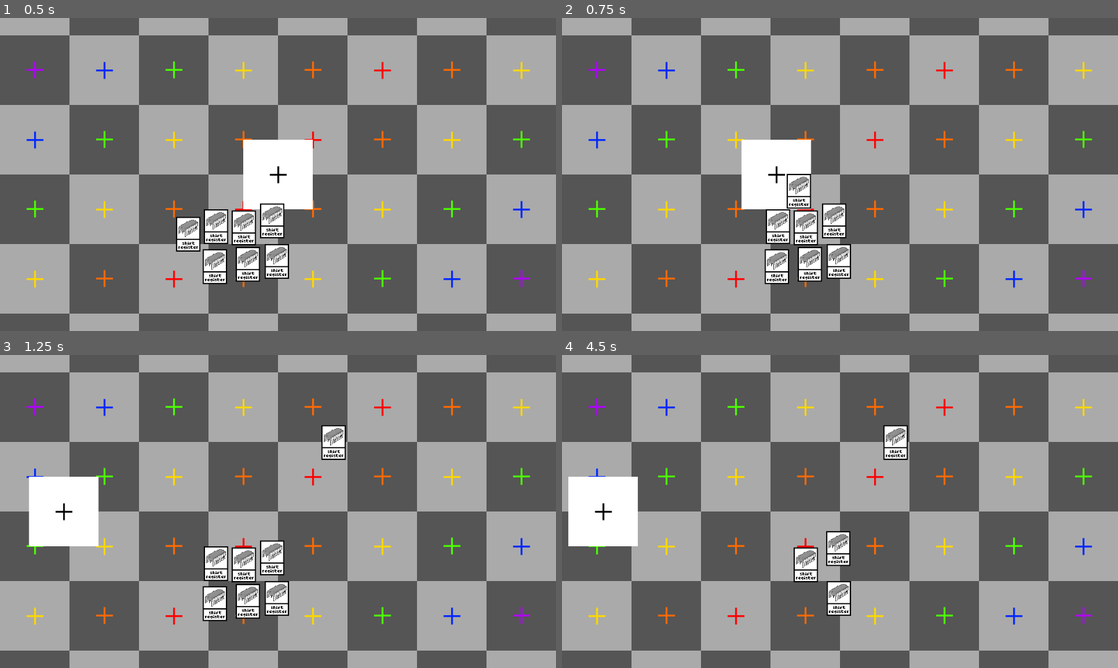
Above: before the commit, frames 1-4 (two rows, left to right).
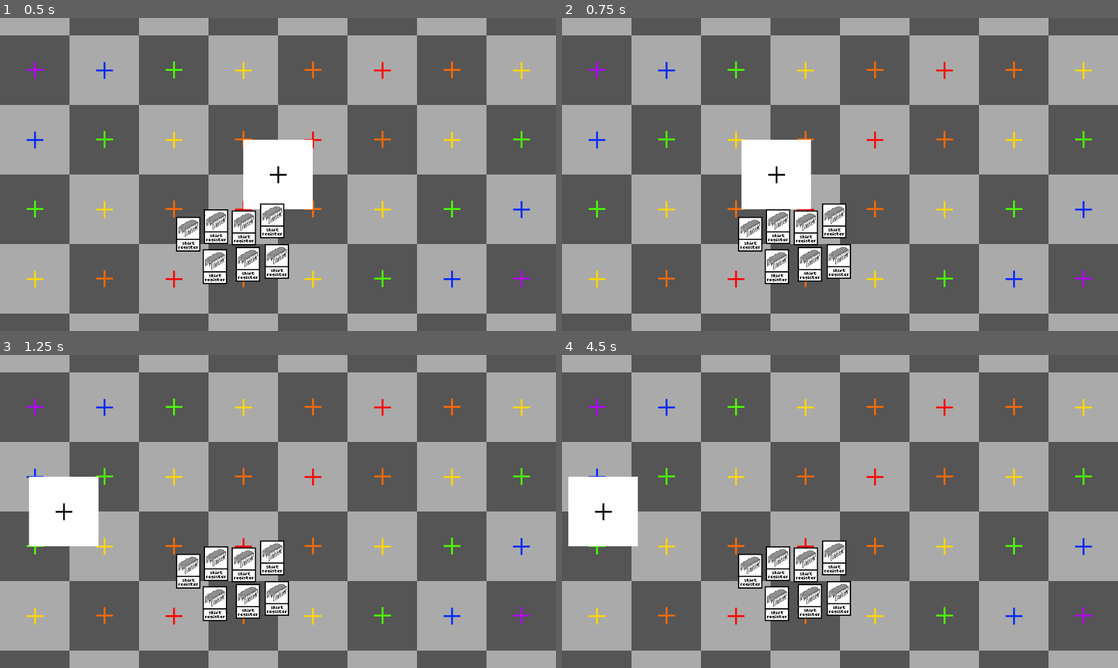
Above: after the commit, the same moments.

Repository: NobleMetalLabs/the-genesis-gambit
Game: Godot game, scene res://scn/tests/test.tscn
Same seed, same stepped clock (60 frames per second), same inputs: the game is played once before the commit and once after it. Before the commit the project starts from res://test.tscn.
Inputs (mouse positions are in pixels of both pictures, inside the frame that each line leads up to):
- Up to frame 1 (0.5 s): no input
- Up to frame 2 (0.75 s): tap Enter at 0.5 s; drag from (751, 233) to (895, 105) at 0.52 s
- Up to frame 3 (1.25 s): no input
- Up to frame 4 (4.5 s): drag from (778, 564) to (895, 442) at 1.27 s; tap Space at 2 s; move the mouse to (806, 564) at 2.02 s; tap Ctrl at 2.1 s; click (806, 564) at 2.17 s; drag from (834, 558) to (895, 442) at 2.77 s; drag from (778, 602) to (895, 442) at 3.52 s; drag from (812, 602) to (895, 442) at 4.27 s

Frame 1 is identical in both runs. In frame 2, 0.8% of the frame differs, in the area x 31-45%, y 49-75%; in frame 3, 1.0%; in frame 4, 2.9%, in the area x 31-63%, y 22-86%.

Commit message:
Reorganize game files

Diff:
--- a/icon.svg
+++ /dev/null
@@ -1 +0,0 @@
-<svg height="128" width="128" xmlns="http://www.w3.org/2000/svg"><rect x="2" y="2" width="124" height="124" rx="14" fill="#363d52" stroke="#212532" stroke-width="4"/><g transform="scale(.101) translate(122 122)"><g fill="#fff"><path d="M105 673v33q407 354 814 0v-33z"/><path fill="#478cbf" d="m105 673 152 14q12 1 15 14l4 67 132 10 8-61q2-11 15-15h162q13 4 15 15l8 61 132-10 4-67q3-13 15-14l152-14V427q30-39 56-81-35-59-83-108-43 20-82 47-40-37-88-64 7-51 8-102-59-28-123-42-26 43-46 89-49-7-98 0-20-46-46-89-64 14-123 42 1 51 8 102-48 27-88 64-39-27-82-47-48 49-83 108 26 42 56 81zm0 33v39c0 276 813 276 813 0v-39l-134 12-5 69q-2 10-14 13l-162 11q-12 0-16-11l-10-65H447l-10 65q-4 11-16 11l-162-11q-12-3-14-13l-5-69z"/><path d="M483 600c3 34 55 34 58 0v-86c-3-34-55-34-58 0z"/><circle cx="725" cy="526" r="90"/><circle cx="299" cy="526" r="90"/></g><g fill="#414042"><circle cx="307" cy="532" r="60"/><circle cx="717" cy="532" r="60"/></g></g></svg>
--- a/project.godot
+++ b/project.godot
@@ -11,7 +11,7 @@
 [application]
 
 config/name="DraftGame"
-run/main_scene="res://test.tscn"
+run/main_scene="res://scn/tests/test.tscn"
 config/features=PackedStringArray("4.2", "GL Compatibility")
 boot_splash/use_filter=false
 config/icon="res://ast/image/icons/icon.png"
--- a/scn/CardObject.gd
+++ /dev/null
@@ -1,7 +0,0 @@
-class_name CardObject
-extends Node2D
-
-@export var meta : CardMetadata
-
-func _init(_meta : CardMetadata):
-	meta = _meta
--- a/CardInstance.tscn
+++ b/scn/objects/CardInstance.tscn
@@ -1,7 +1,7 @@
 [gd_scene load_steps=4 format=3 uid="uid://bgo4xe15kjkfd"]
 
-[ext_resource type="Script" path="res://CardInstance.gd" id="2_jxcke"]
-[ext_resource type="Texture2D" uid="uid://mxqovcc74tr" path="res://test-chip.png" id="2_ssmkd"]
+[ext_resource type="Script" path="res://src/CardInstance.gd" id="2_jxcke"]
+[ext_resource type="Texture2D" uid="uid://mxqovcc74tr" path="res://ast/image/cards/fgs/test-chip.png" id="2_ssmkd"]
 
 [sub_resource type="RectangleShape2D" id="RectangleShape2D_3m57w"]
 size = Vector2(42, 60)
--- /dev/null
+++ b/scn/tests/test.tscn
@@ -0,0 +1,37 @@
+[gd_scene load_steps=5 format=3 uid="uid://b5jfg1sr4d0r1"]
+
+[ext_resource type="Texture2D" uid="uid://cf7gm8mm2duvp" path="res://ast/image/ui/tex.png" id="1_fcxgx"]
+[ext_resource type="Texture2D" uid="uid://d3jr225lwia3f" path="res://scn/tests/thing.png" id="2_bisxq"]
+[ext_resource type="Script" path="res://scn/tests/Thing.gd" id="3_d6e12"]
+[ext_resource type="PackedScene" uid="uid://bgo4xe15kjkfd" path="res://scn/objects/CardInstance.tscn" id="4_tfb5s"]
+
+[node name="Node2D" type="Node2D"]
+
+[node name="Uv" type="Sprite2D" parent="."]
+position = Vector2(480, 270)
+texture = ExtResource("1_fcxgx")
+
+[node name="Thing" type="Sprite2D" parent="."]
+position = Vector2(580, 270)
+texture = ExtResource("2_bisxq")
+script = ExtResource("3_d6e12")
+
+[node name="Test-card" parent="." instance=ExtResource("4_tfb5s")]
+
+[node name="Test-card2" parent="." instance=ExtResource("4_tfb5s")]
+position = Vector2(373, 360)
+
+[node name="Test-card3" parent="." instance=ExtResource("4_tfb5s")]
+position = Vector2(421, 362)
+
+[node name="Test-card4" parent="." instance=ExtResource("4_tfb5s")]
+position = Vector2(470, 350)
+
+[node name="Test-card5" parent="." instance=ExtResource("4_tfb5s")]
+position = Vector2(371, 429)
+
+[node name="Test-card6" parent="." instance=ExtResource("4_tfb5s")]
+position = Vector2(428, 425)
+
+[node name="Test-card7" parent="." instance=ExtResource("4_tfb5s")]
+position = Vector2(478, 420)
--- a/CardInstance.gd
+++ b/src/CardInstance.gd
@@ -1,5 +1,10 @@
 class_name CardInstance
 extends Node
+
+@export var meta : CardMetadata
+
+func _init(_meta : CardMetadata):
+	meta = _meta
 
 @onready var area = $Area2D
 var dragging : bool = false
--- a/test.tscn
+++ /dev/null
@@ -1,37 +0,0 @@
-[gd_scene load_steps=5 format=3 uid="uid://b5jfg1sr4d0r1"]
-
-[ext_resource type="Texture2D" uid="uid://cf7gm8mm2duvp" path="res://tex.png" id="1_qd4j2"]
-[ext_resource type="Texture2D" uid="uid://d3jr225lwia3f" path="res://thing.png" id="2_8vnp3"]
-[ext_resource type="Script" path="res://Thing.gd" id="3_1wo3m"]
-[ext_resource type="PackedScene" uid="uid://bgo4xe15kjkfd" path="res://CardInstance.tscn" id="4_p4r78"]
-
-[node name="Node2D" type="Node2D"]
-
-[node name="Uv" type="Sprite2D" parent="."]
-position = Vector2(480, 270)
-texture = ExtResource("1_qd4j2")
-
-[node name="Thing" type="Sprite2D" parent="."]
-position = Vector2(580, 270)
-texture = ExtResource("2_8vnp3")
-script = ExtResource("3_1wo3m")
-
-[node name="Test-card" parent="." instance=ExtResource("4_p4r78")]
-
-[node name="Test-card2" parent="." instance=ExtResource("4_p4r78")]
-position = Vector2(373, 360)
-
-[node name="Test-card3" parent="." instance=ExtResource("4_p4r78")]
-position = Vector2(421, 362)
-
-[node name="Test-card4" parent="." instance=ExtResource("4_p4r78")]
-position = Vector2(470, 350)
-
-[node name="Test-card5" parent="." instance=ExtResource("4_p4r78")]
-position = Vector2(371, 429)
-
-[node name="Test-card6" parent="." instance=ExtResource("4_p4r78")]
-position = Vector2(428, 425)
-
-[node name="Test-card7" parent="." instance=ExtResource("4_p4r78")]
-position = Vector2(478, 420)
Renamed: test-card.png -> ast/image/cards/bgs/test-card.png
Not shown, changed: ast/image/cards/bgs/test-card.png.import
Renamed: test-chip.png -> ast/image/cards/fgs/test-chip.png
Not shown, changed: ast/image/cards/fgs/test-chip.png.import
Renamed: ethkog.PNG -> ast/image/icons/ethkog.PNG
Not shown, changed: ast/image/icons/ethkog.PNG.import
Renamed: tex.png -> ast/image/ui/tex.png
Not shown, changed: ast/image/ui/tex.png.import
Renamed: Thing.gd -> scn/tests/Thing.gd
Renamed: thing.png -> scn/tests/thing.png
Not shown, changed: scn/tests/thing.png.import
Not shown, removed: test-chip.png.import
